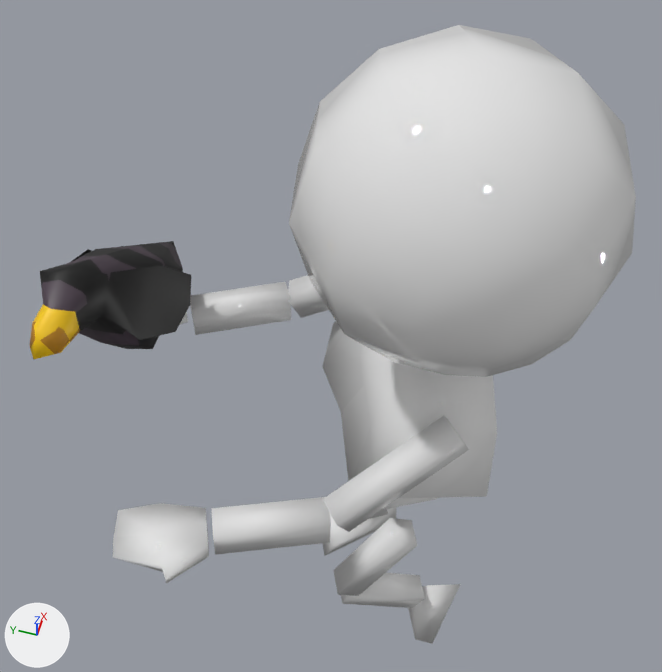
The Blender file assets/models/crow.blend as it was, and as the next commit left it.
Camera for both pictures: a camera (50 mm lens) standing at (-0.712, -0.513, 1.084) and looking at (0.081, -0.284, 0.011). Lighting does not change. The marker at lower left points along +X, +Y and +Z.

Before the edit, the objects in view are built like this:
```python
mat_items = principled_material('items')
mat_items.texture = img_items_01_png
me_crow = bpy.data.meshes.new('crow')
me_crow.from_pydata(...)  # 46 vertices, 42 faces; spans x -0.098..0.088, y -0.039..0.039, z 0.0..0.128
me_crow.polygons.foreach_set('use_smooth', [True] * 42)
me_crow.materials.append(mat_items)  # picture img_items_01_png
me_playermodel_001 = bpy.data.meshes.new('PlayerModel.001')
me_playermodel_001.from_pydata(...)  # 229 vertices, 217 faces; spans x -0.657..0.004, y -0.684..0.532, z -0.415..0.066
me_playermodel_001.polygons.foreach_set('use_smooth', [True] * 217)
me_playermodel_001.materials.append(mat_player_0)  # its picture is missing
ob_crow = bpy.data.objects.new('crow', me_crow)
ob_crow.location = (0.0, 0.0, 0.0)
ob_crow.scale = (2.0, 2.0, 2.0)
ob_grab_transform = bpy.data.objects.new('@grab_transform', me_playermodel_001)
ob_grab_transform.location = (0.011, 0.038, 0.0)
ob_grab_transform.rotation_euler = (-1.571, -3.142, -1.127)  # degrees (-90, -180, -65)
```
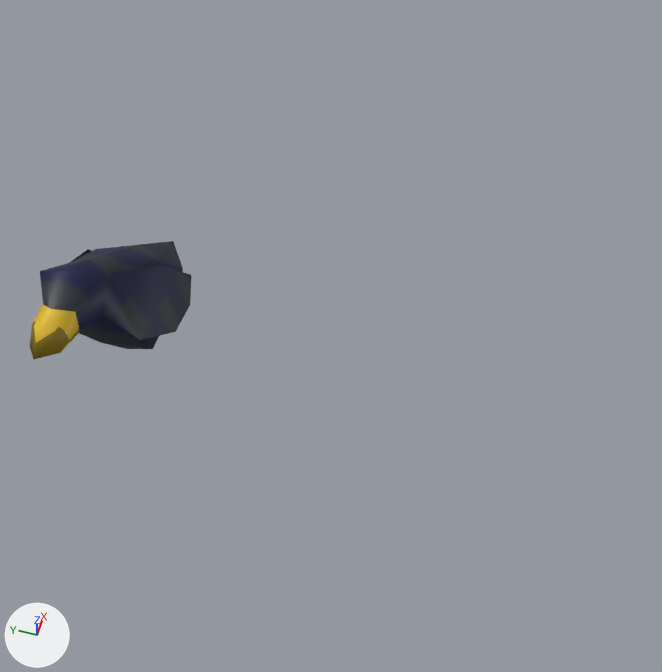
Changed parts and their boxes [x1, y1, x2, y2] in the pictures (662 x 672 px):
'@grab_transform', deleted
    before: [113, 25, 636, 644]
'crow', surface changed
    both: [30, 243, 191, 360]

The change in detail:
Picture 'items_02.png' (img_items_02_png) is new.
Material 'items' (mat_items) changes its picture from img_items_01_png to img_items_02_png.
Object '@grab_transform' (ob_grab_transform) is deleted.
